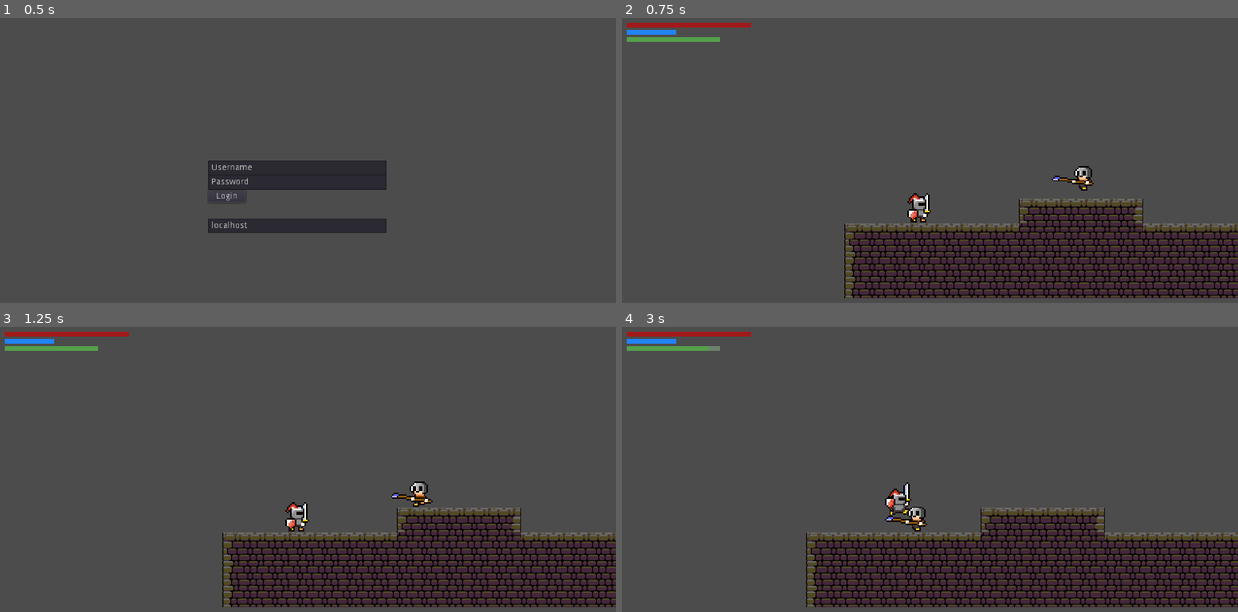
Above: before the commit, frames 1-4 (two rows, left to right).
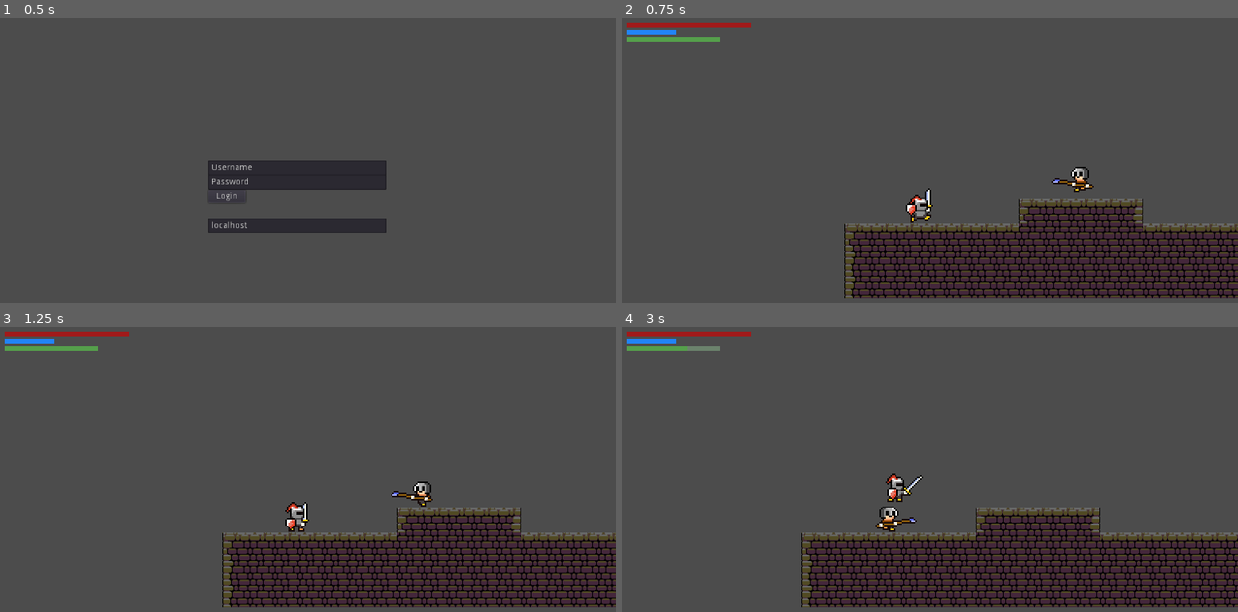
Above: after the commit, the same moments.

Repository: dim35/CEN3031-Project
Game: Godot game, scene res://screens/login_screen/login_screen.tscn
Two runs of this game, one before a commit and one after it. Both use one fixed random seed, a clock stepped at 60 frames per second and the inputs below.
Inputs:
- Up to frame 1 (0.5 s): no input
- Up to frame 2 (0.75 s): click "Login" at 0.5 s
- Up to frame 3 (1.25 s): no input
- Up to frame 4 (3 s): hold D (move_right) 1.28-2.03 s; hold X (attack) 1.28-2.03 s; tap Up (jump) at 1.52, 1.82, 2.27, 2.3, 2.57, 2.85 s; tap Shift (ui_shift) at 1.55, 2.1 s; hold A (move_left) 2.03-2.78 s; hold D (move_right) from 2.78 s (still down); hold X (attack) from 2.78 s (still down)

Frame 1 is identical in both runs. In frame 2, 0.6% of the frame differs, in the area x 46-77%, y 51-72%; in frame 3, 0.3%; in frame 4, 7.3%, in the area x 10-100%, y 6-99%.

Commit message:
Hitbox fixes. Code reorganized into proper files for inheritance.

Diff:
--- a/entity_scenes/AnimatedEntity.gd
+++ b/entity_scenes/AnimatedEntity.gd
@@ -19,8 +19,9 @@
 var speed = MAX_SPEED
 
 
+# Other constants that apply to all animated entities
 const UP_DIRECTION = Vector2(0, -1)
-const GRAVITY = 10
+const GRAVITY = 12
 
 
 # Code processed every frame
--- a/entity_scenes/ControllableEntity.gd
+++ b/entity_scenes/ControllableEntity.gd
@@ -1 +1,55 @@
 extends "res://entity_scenes/AnimatedEntity.gd"
+
+# Attributes belonging to controllable characters
+var STAMINA_RUN_DEPLETION = 0.3
+var STAMINA_JUMP_DEPLETION = 8
+var STAMINA_ATTACK_DEPLETION = 0.6
+var STAMINA_IDLE_REGEN = 0.4
+var current_xp
+
+
+func _physics_process(delta):
+
+	# Entity is moving left
+	if Input.is_action_pressed("move_left"):
+		velocity.x = -speed
+		if Input.is_action_pressed("ui_shift"):
+			velocity.x = -1.2*speed
+			stamina = max(stamina - STAMINA_RUN_DEPLETION, 0)
+		$Animations.flip_h = velocity.x < 0
+
+	# Player is moving right
+	if Input.is_action_pressed("move_right"):
+		velocity.x = speed
+		if Input.is_action_pressed("ui_shift"):
+			velocity.x = 1.2*speed
+			stamina = max(stamina - STAMINA_RUN_DEPLETION, 0)
+		$Animations.flip_h = velocity.x < 0
+
+	# Player is jumping
+	if Input.is_action_just_pressed("jump"):
+		if is_on_floor():
+			velocity.y = -1.3*speed
+			stamina = max(stamina - STAMINA_JUMP_DEPLETION, 0)
+
+	# Player is attacking
+	if Input.is_action_pressed("attack"):
+		update_state("attacking")
+		stamina = max(stamina - STAMINA_ATTACK_DEPLETION, 0)
+
+	# Player is walking
+	elif velocity.x != 0 and is_on_floor():
+		update_state("walking")
+
+	# Player is falling
+	elif !is_on_floor():
+		update_state("falling")
+
+	# Player is idle
+	else:
+		velocity.x = 0
+		update_state("idle")
+		stamina = min(stamina + STAMINA_IDLE_REGEN, MAX_STAMINA)
+
+	# Updates player's movement based on their velocity
+	velocity = move(velocity)
--- a/entity_scenes/Mob.tscn
+++ b/entity_scenes/Mob.tscn
@@ -27,8 +27,8 @@
 [sub_resource type="CapsuleShape2D" id=3]
 
 custom_solver_bias = 0.0
-radius = 10.0
-height = 13.3613
+radius = 14.0928
+height = 6.07889
 
 [node name="Mob" instance=ExtResource( 1 )]
 
@@ -41,7 +41,7 @@
 scale = Vector2( 2, 2 )
 frames = SubResource( 1 )
 animation = "walking"
-frame = 5
+frame = 2
 playing = true
 offset = Vector2( 5, 0 )
 flip_h = true
@@ -60,3 +60,5 @@
 
 position = Vector2( -0.973633, -62.2777 )
 shape = SubResource( 3 )
+
+[connection signal="body_entered" from="Area2D" to="." method="_on_Area2D_body_entered"]
--- a/entity_scenes/Player.gd
+++ b/entity_scenes/Player.gd
@@ -1,14 +1,5 @@
-extends "res://entity_scenes/AnimatedEntity.gd"
+extends "res://entity_scenes/ControllableEntity.gd"
 
-
-
-# Stamina depletion and regen values
-var STAMINA_RUN_DEPLETION = 0.3
-var STAMINA_JUMP_DEPLETION = 8
-var STAMINA_ATTACK_DEPLETION = 0.6
-var STAMINA_IDLE_REGEN = 0.4
-
-var current_xp
 
 
 # Initialize the Player entity with its attributes
@@ -30,51 +21,5 @@
 
 # Processed every frame
 func _physics_process(delta):
-
-	._physics_process(delta)
-
 	# TODO add back the "and stamina > 0" condition
-
-	# Player is moving left
-	if Input.is_action_pressed("move_left"):
-		velocity.x = -speed
-		if Input.is_action_pressed("ui_shift"):
-			velocity.x = -1.2*speed
-			stamina = max(stamina - STAMINA_RUN_DEPLETION, 0)
-		$Animations.flip_h = velocity.x < 0
-
-	# Player is moving right
-	if Input.is_action_pressed("move_right"):
-		velocity.x = speed
-		if Input.is_action_pressed("ui_shift"):
-			velocity.x = 1.2*speed
-			stamina = max(stamina - STAMINA_RUN_DEPLETION, 0)
-		$Animations.flip_h = velocity.x < 0
-
-	# Player is jumping
-	if Input.is_action_just_pressed("jump"):
-		if is_on_floor():
-			velocity.y = -1.5*speed
-			stamina = max(stamina - STAMINA_JUMP_DEPLETION, 0)
-
-	# Player is attacking
-#	if Input.is_action_pressed("attack"):
-#		update_state("attacking")
-#		stamina = max(stamina - STAMINA_ATTACK_DEPLETION, 0)
-
-	# Player is walking
-	elif velocity.x != 0 and is_on_floor():
-		update_state("walking")
-
-	# Player is falling
-	elif !is_on_floor():
-		update_state("falling")
-
-	# Player is idle
-	else:
-		velocity.x = 0
-		update_state("idle")
-		stamina = min(stamina + STAMINA_IDLE_REGEN, MAX_STAMINA)
-
-	# Updates player's movement based on their velocity
-	velocity = move(velocity)
+	pass
